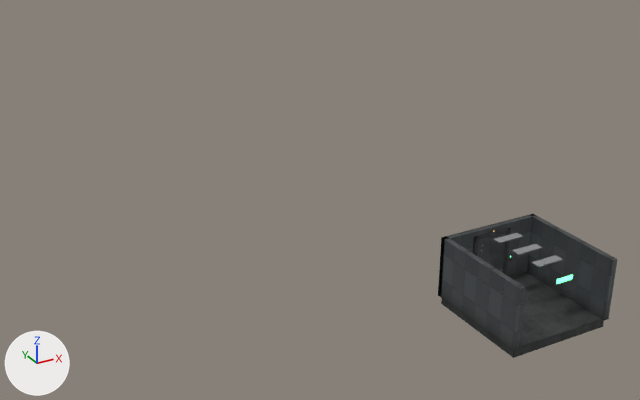
One commit to the glTF model assets/models/rooms/exit.glb: the scene before it, then after it.
Camera for both pictures: a camera (50 mm lens) standing at (-29.2, 26.2, 24.2) and looking at (-0.9, 77.6, -1.5). The axes (+X, +Y, +Z) are drawn at lower left. The lights are the same throughout. The first picture is the older version. Vertices at exactly the same position are counted once.

In view in the first picture: 'Room_exit'.
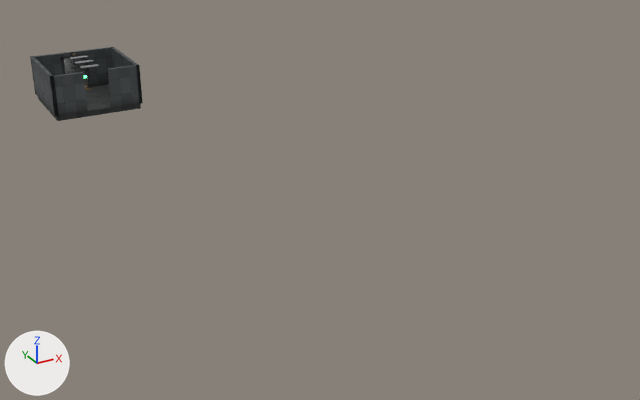
Pixel boxes (x1, y1, x2, y2) of what changed, in the pictures (640 x 400 px; the box of a moved part takes in the faces that stretch with it):
'Room_exit', reshaped (37% narrower, 48% shorter)
    before: (438, 214, 617, 358)
    after: (30, 47, 143, 121)
part 1 of me_room_exit, added
    after: (38, 84, 141, 121)
part 2 of me_room_exit, moved or reshaped
    before: (473, 228, 511, 275)
    after: (61, 54, 91, 88)
part 3 of me_room_exit, moved or reshaped
    before: (493, 233, 523, 244)
    after: (80, 64, 99, 68)
part 4 of me_room_exit, moved or reshaped
    before: (512, 244, 542, 255)
    after: (74, 60, 94, 64)
part 5 of me_room_exit, moved or reshaped
    before: (532, 255, 563, 267)
    after: (70, 56, 88, 59)
part 6 of me_room_exit, moved or reshaped (not visible afterwards)
    before: (556, 275, 573, 284)
part 7 of me_room_exit, added
    after: (30, 47, 143, 116)
part 8 of me_room_exit, deleted
    before: (438, 214, 617, 358)

The edits, one by one:
me_room_exit is used by ob_room_exit; location (0.0, 0.0, 0.0).
me_room_exit had 674 vertices, 1252 faces and spanned x -3.15..3.15, y 53.85..60.15, z -0.5..3.5.
me_room_exit now has 640 vertices, 1182 faces and spans x -13.9..-6.1, y 101.35..109.15, z -0.5..3.5.
me_room_exit part 1: a new loose piece, a box spanning x -13.75..-6.25, y 101.5..109.0, z -0.5..0.0, in mat_exit_floor.
me_room_exit part 2: the loose piece of 40 vertices spanning x -1.2..1.2, y 59.55..59.85, z 0.0..3.2 is moved by (-10.0, 49.0, 0.0).
me_room_exit part 3: the loose piece of 8 vertices spanning x -0.8..0.8, y 58.25..58.75, z 3.4..3.45 is moved by (-10.0, 45.0, 0.0).
me_room_exit part 4: the loose piece of 8 vertices spanning x -0.8..0.8, y 56.75..57.25, z 3.4..3.45 is moved by (-10.0, 48.25, 0.0).
me_room_exit part 5: the loose piece of 8 vertices spanning x -0.8..0.8, y 55.25..55.75, z 3.4..3.45 is moved by (-10.0, 51.5, 0.0).
me_room_exit part 6: the loose piece of 8 vertices spanning x -0.5..0.5, y 54.15..54.2, z 2.9..3.15 is moved by (-11.25, 47.5, 0.0).
me_room_exit part 7: a new loose piece of 32 vertices spanning x -13.9..-6.1, y 101.35..109.15, z 0.0..3.5, in mat_exit_panel.
me_room_exit part 8: 7 loose pieces with 270 vertices, spanning x -3.15..3.15, y 53.85..60.15, z -0.5..3.5, are deleted.
Other edits to the shape of me_room_exit do not show in these pictures.
